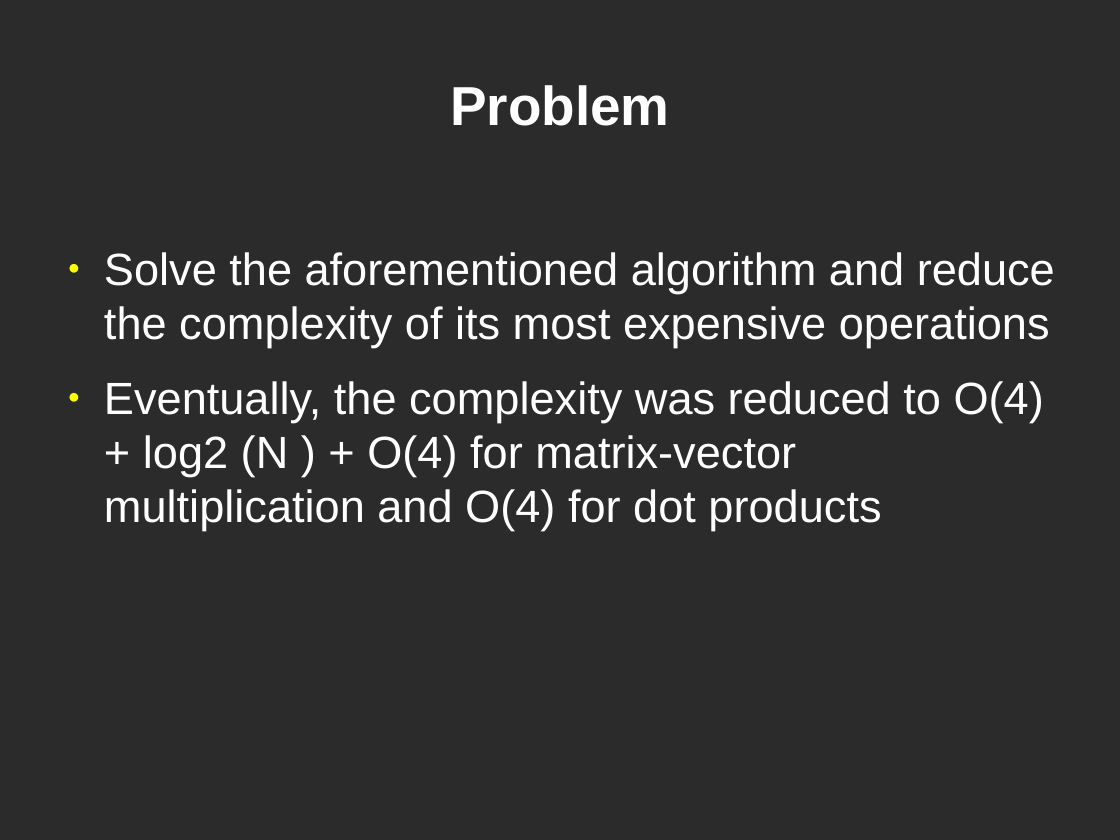
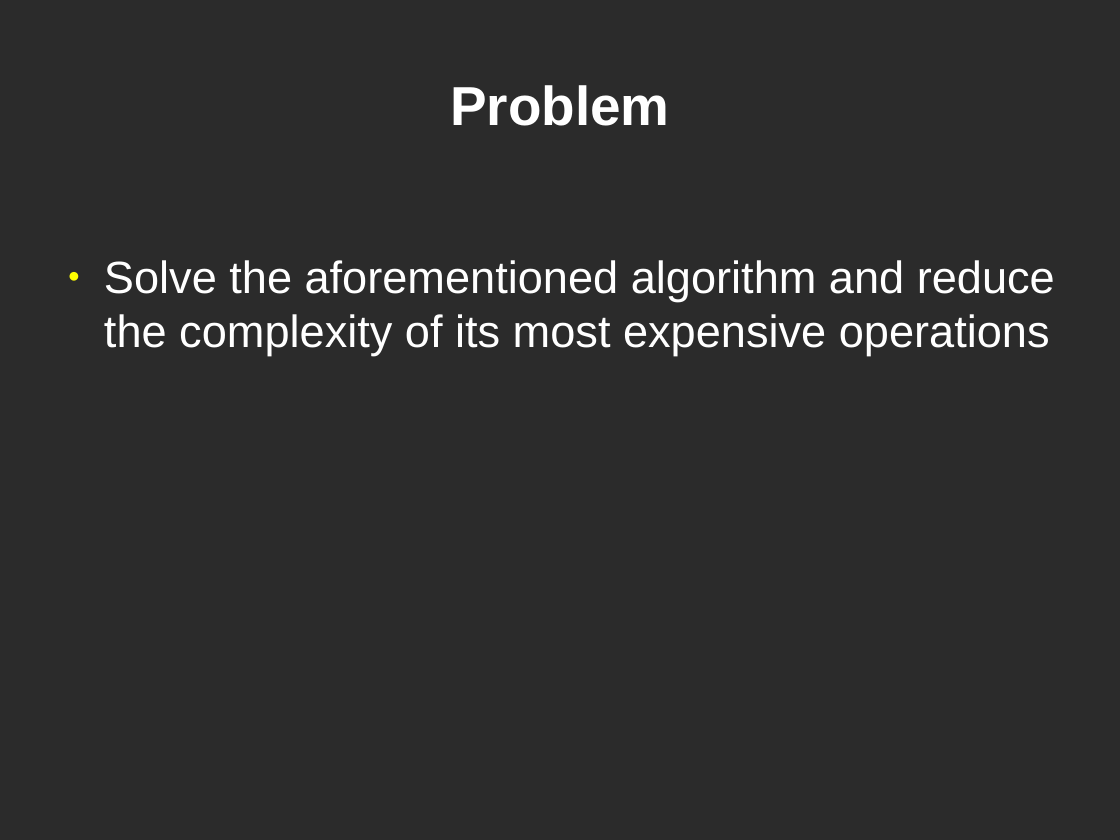
Before and after one commit to Alex-Oiko/3rd-Year-Project, a slide deck: slide 2 of Deliverables/Project Viva/viva_presentation.odp. Drawn at 1120x840 pixels with LibreOffice and Linux fonts; fonts in the diff are those of the drawing; background and template pictures are left out; a plain dark background stands for a picture behind light text. Boxes give left, top, right and bottom in pixels: in the first picture for what was removed or moved away, otherwise in the second. Text is boxed around its words. In the diff, an @@ line names an element or a change of style, - is before the commit and + after.

```diff
--- a/Deliverables/Project Viva/viva_presentation.odp
+++ b/Deliverables/Project Viva/viva_presentation.odp
@@ text "Solve the aforementioned algorithm and ...": place and size @@
-text "Solve the aforementioned algorithm and ..." at <box>104,252,1055,531</box>
+text "Solve the aforementioned algorithm and ..." at <box>104,260,1055,356</box>
@@ text at <box>104,381,1044,531</box>: paragraph removed @@
-● Eventually, the complexity was reduced to O(4) + log2 (N ) + O(4) for matrix-vector multiplication and O(4) for dot products
```
Also in this commit, not shown: 5 other slides changed.
